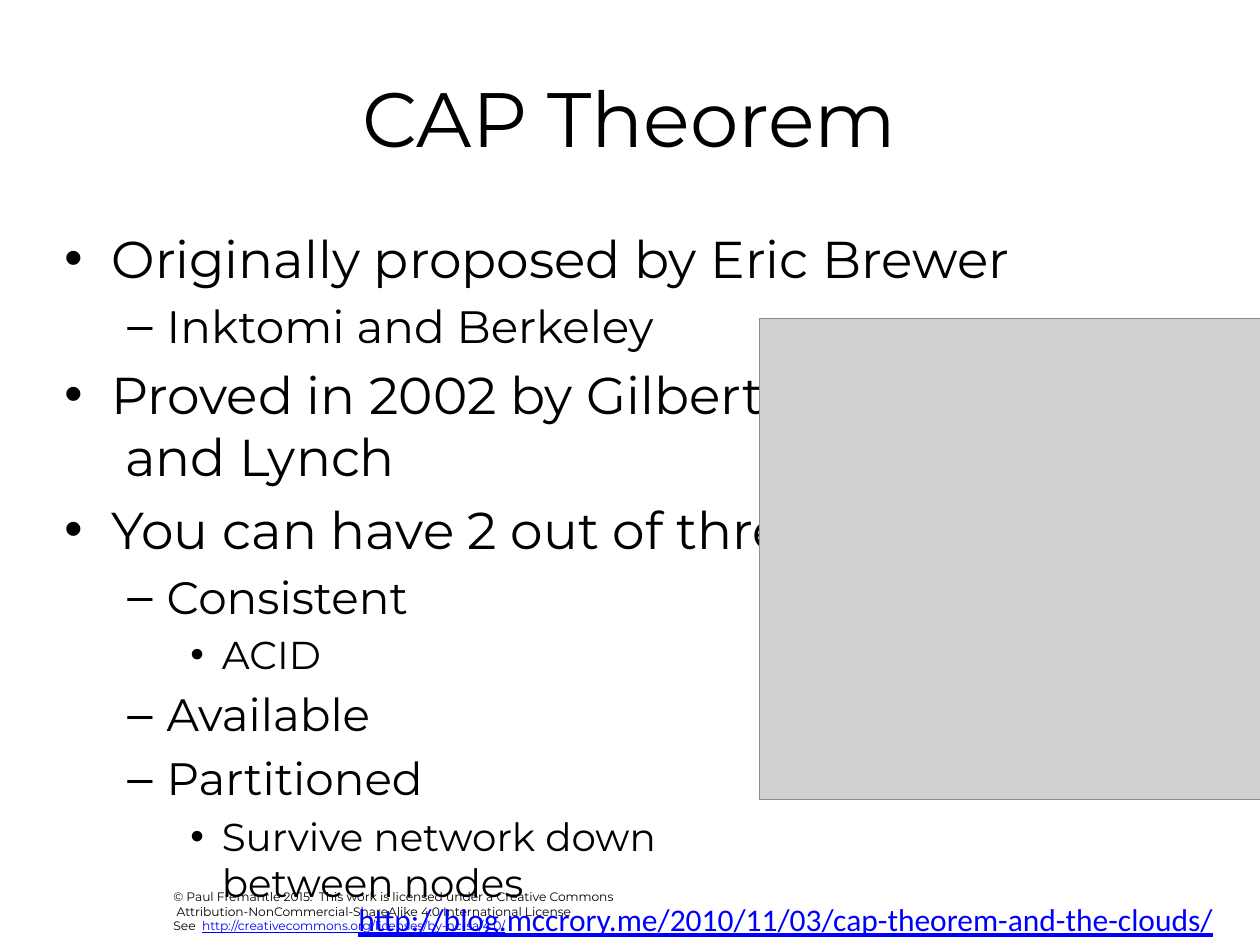
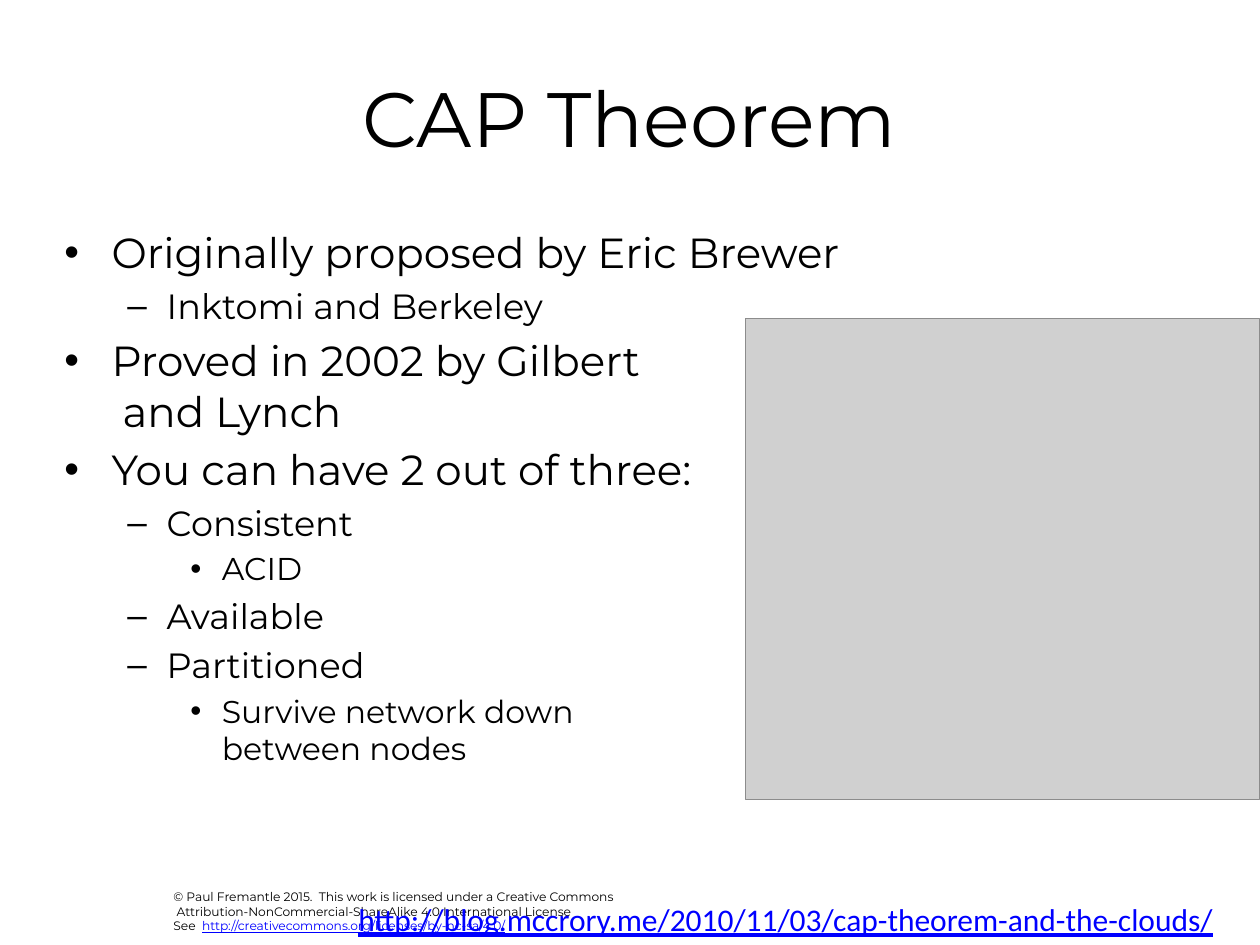
Before and after one commit to pzfreo/ox-clo, a slide deck: slide 34 of pres-source/03-cloud-computing-background.pptx (slide 32 before the commit). Drawn at 1260x945 pixels with LibreOffice and Linux fonts; fonts in the diff are those of the drawing; grey boxes stand for pictures; background and template pictures are left out. Boxes give left, top, right and bottom in pixels: in the first picture for what was removed or moved away, otherwise in the second. Text is boxed around its words. In the diff, an @@ line names an element or a change of style, - is before the commit and + after.

```diff
--- a/pres-source/03-cloud-computing-background.pptx
+++ b/pres-source/03-cloud-computing-background.pptx
@@ text "Originally proposed by Eric Brewer" at box(112, 236, 839, 760): size 29.6 to 24 pt in "Originally proposed by Eric Brewer", "Proved in 2002 by Gilbert and Lynch", "You can have 2 out of three:"; size 25.9 to 20 pt in "Inktomi and Berkeley", "Consistent", "Available", "Partitioned"; size 22.2 to 18 pt in "ACID", "Survive network down between nodes"; less space between paragraphs @@
@@ picture: place and size @@
-picture at box(760, 319, 1260, 799)
+picture at box(746, 319, 1260, 799)
```
Also in this commit, not shown: 1 other slide changed, 5 slides added, 4 other files.
